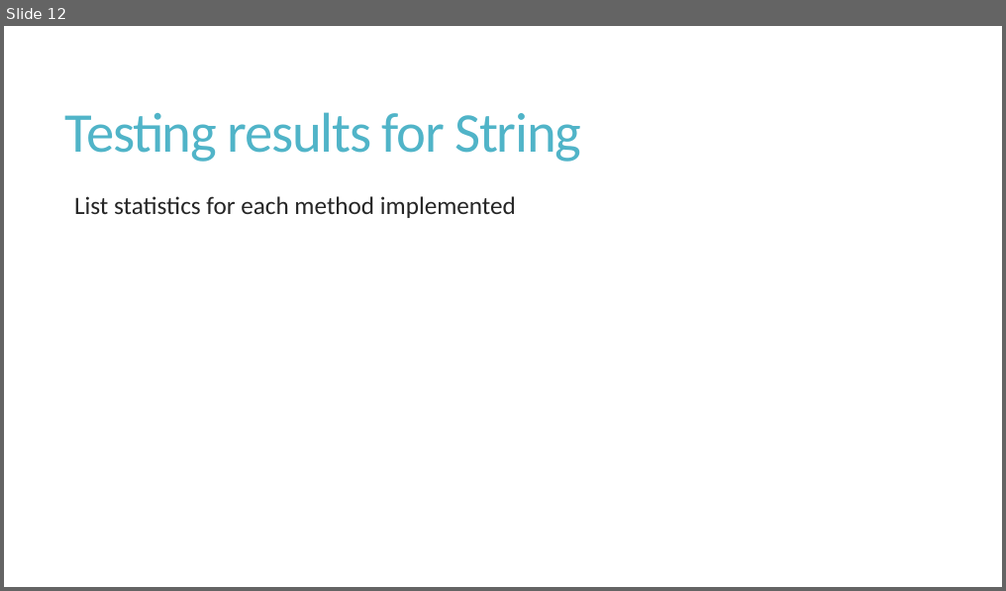
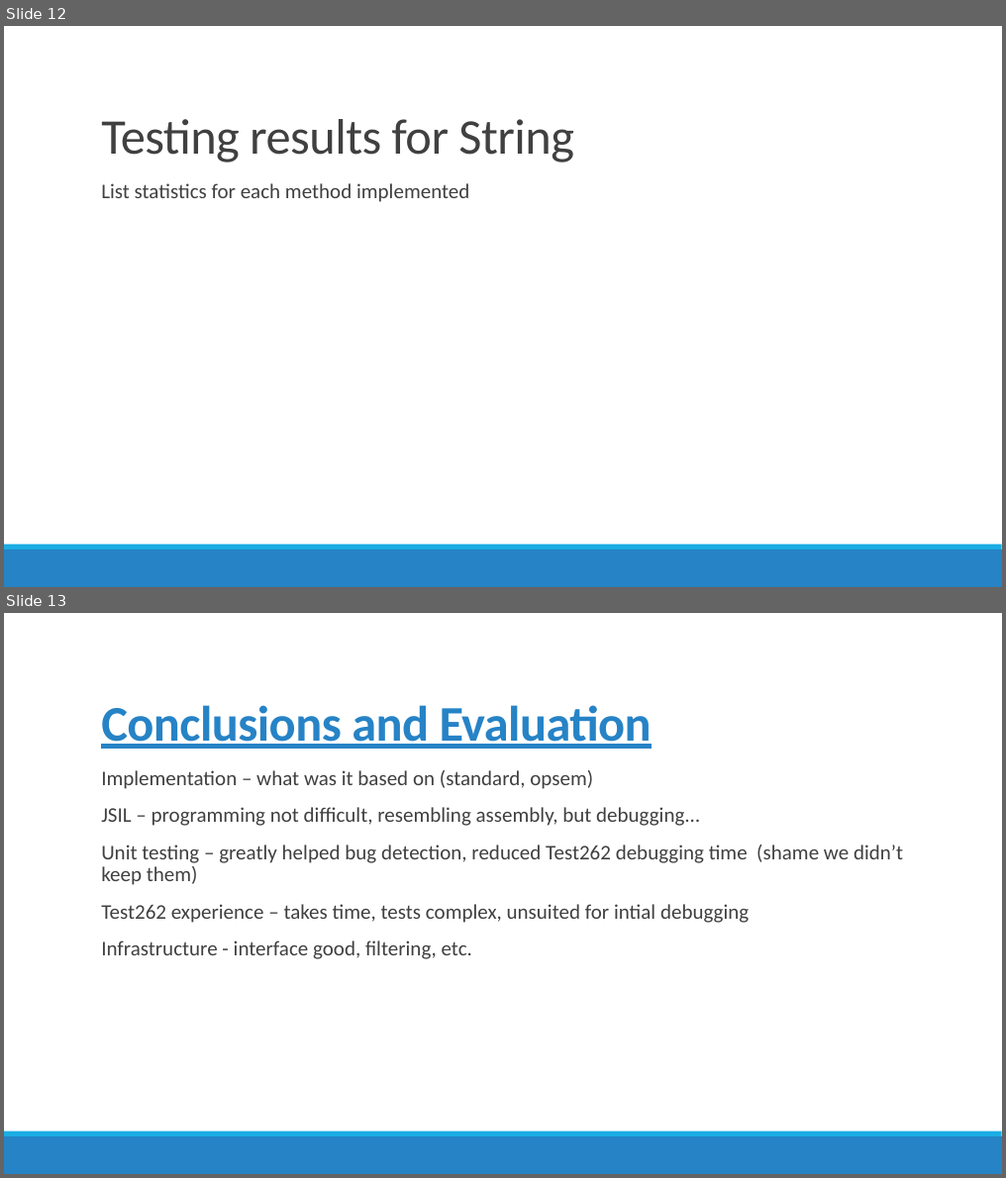
Before and after one commit to amqzhu/JSIL_report, a slide deck: presentation.pptx. Shown one above the other, each under a label of ours: slide 12 before the commit, slides 12 and 13 after it. The pictures are 1006x591 and 1006x1178 pixels, drawn with LibreOffice and Linux fonts; fonts in the diff are those of the drawing. Boxes give left, top, right and bottom in pixels: in the first picture for what was removed or moved away, otherwise in the second. Text is boxed around its words. In the diff, an @@ line names an element or a change of style, - is before the commit and + after.

```diff
--- a/presentation.pptx
+++ b/presentation.pptx
@@ slide 13 added at bbox=[4, 613, 1002, 1174], background #FFFFFF; not listed: 2 template elements that a slide beside it also shows @@
@@ title added at bbox=[101, 705, 651, 749], 48 pt, text #2683C6, bold, underline @@
+Conclusions and Evaluation
@@ text added at bbox=[101, 770, 903, 959], 20 pt, text #404040 @@
+  Implementation – what was it based on (standard, opsem)
+  JSIL – programming not difficult, resembling assembly, but debugging…
+  Unit testing – greatly helped bug detection, reduced Test262 debugging time (shame we didn’t keep them)
+  Test262 experience – takes time, tests complex, unsuited for intial debugging
+  Infrastructure - interface good, filtering, etc.
@@ slide 12 changed as well @@
@@ title "Testing results for String": place and size @@
-title "Testing results for String" at bbox=[65, 112, 581, 162]
+title "Testing results for String" at bbox=[101, 119, 574, 163]
@@ title "Testing results for String" at bbox=[101, 119, 574, 163]: size 54 to 48 pt, text colour #50B4C8 to #404040, letter spacing -1.2 to -0.5 pt; vertical alignment middle to bottom @@
@@ text "List statistics for each method ...": place and size @@
-text "List statistics for each method ..." at bbox=[74, 196, 516, 218]
+text "List statistics for each method ..." at bbox=[101, 183, 469, 202]
@@ text "List statistics for each method ..." at bbox=[101, 183, 469, 202]: size 24 to 20 pt, text colour #262626 to #404040; line spacing 0.85 to 0.9; more space between paragraphs @@
@@ rectangle added at bbox=[4, 550, 1002, 587], fill #2683C6 @@
@@ rectangle added at bbox=[4, 545, 1002, 550], fill #1CADE4 @@
```
Also in this commit, not shown: 6 other slides changed, 6 other slides added, 6 slides removed, 1 other file.
